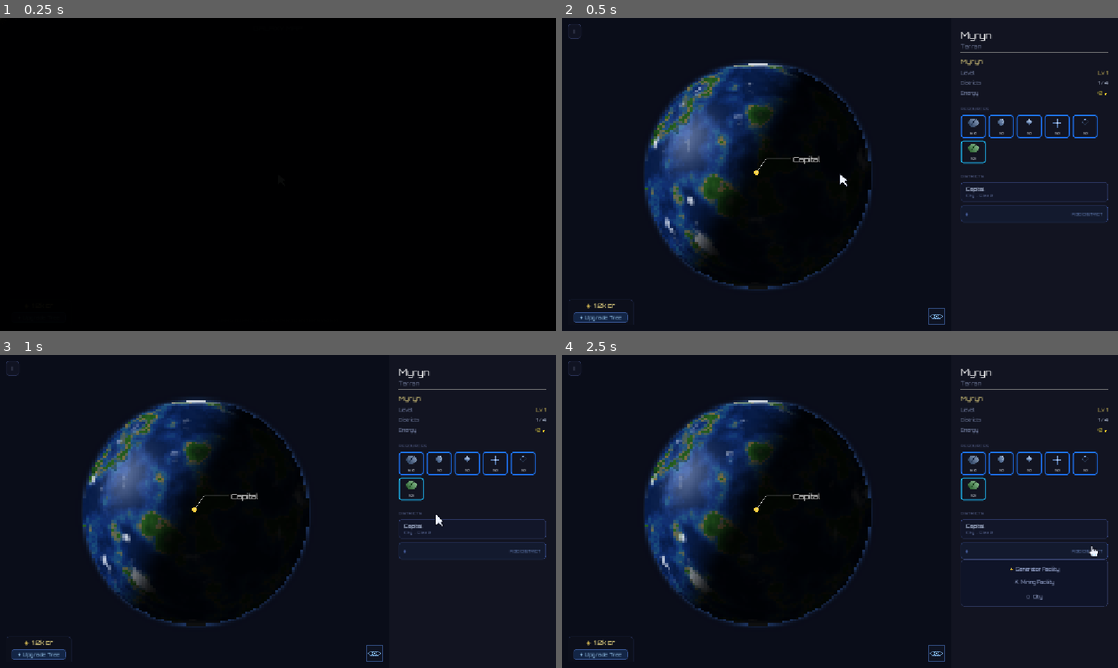
Above: before the commit, frames 1-4 (two rows, left to right).
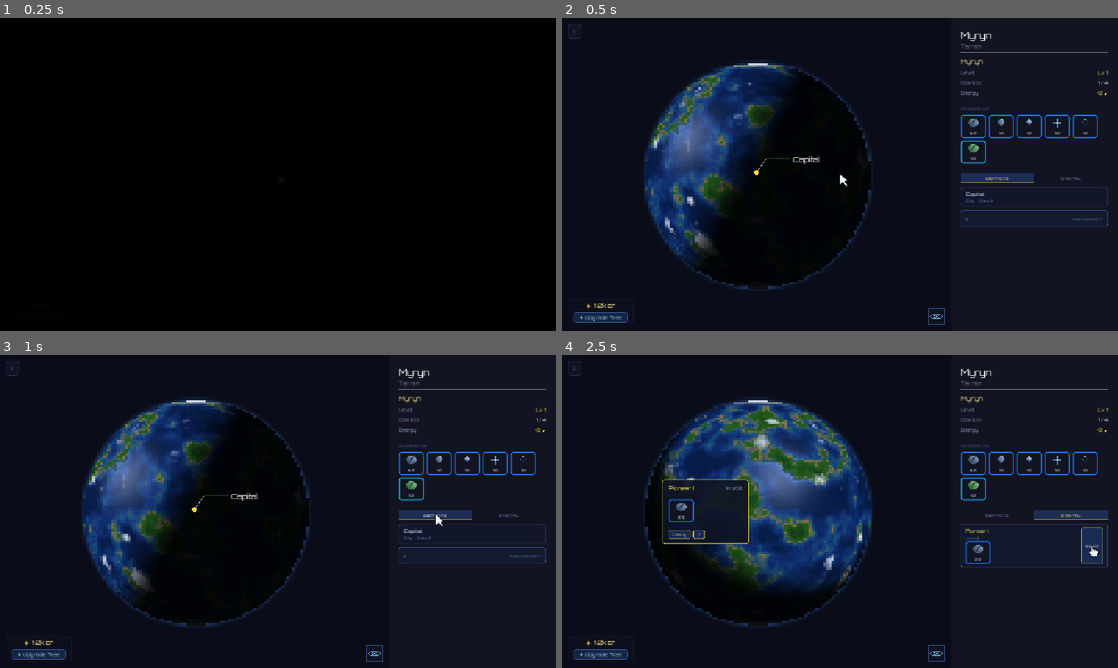
Above: after the commit, the same moments.

Repository: Sasete/Voidle
Game: Godot game, scene res://scenes/galaxy/GalaxyView.tscn
Two runs of this game, one before a commit and one after it. Both use one fixed random seed, a clock stepped at 60 frames per second and the inputs below.
Inputs (mouse positions are in pixels of both pictures, inside the frame that each line leads up to):
- Up to frame 1 (0.25 s): no input
- Up to frame 2 (0.5 s): no input
- Up to frame 3 (1 s): click (433, 514) at 0.5 s, where only the run after the commit has a clickable "DISTRICTS"
- Up to frame 4 (2.5 s): click (1073, 514) at 1.25 s, where only the run after the commit has a clickable "ORBITAL"; click (1090, 545) at 2 s, where only the run after the commit has a clickable "Select"

Frame 1 is identical in both runs. In frame 2, 0.9% of the frame differs, in the area x 71-99%, y 49-67%; in frame 3, 0.9%; in frame 4, 20%, in the area x 14-99%, y 15-81%.

Commit message:
Multiple launch animations fix

Diff:
--- a/scripts/game/ShipManager.gd
+++ b/scripts/game/ShipManager.gd
@@ -36,7 +36,11 @@
 # ── Public API ────────────────────────────────────────────────────────────────
 
 func ships_for(planet_seed: int) -> Array[ShipData]:
-	return _ships.get(planet_seed, []) as Array[ShipData]
+	if not _ships.has(planet_seed):
+		return []
+	var result: Array[ShipData] = []
+	result.assign(_ships[planet_seed])
+	return result
 
 func add_ship(ship: ShipData) -> void:
 	if not _ships.has(ship.orbit_seed):
--- a/scripts/planetary/OrbitalLayer.gd
+++ b/scripts/planetary/OrbitalLayer.gd
@@ -30,6 +30,11 @@
 		_selected_ship = null
 		queue_redraw()
 		ship_deselected.emit()
+
+func select_ship(ship: ShipData) -> void:
+	_selected_ship = ship
+	queue_redraw()
+	ship_clicked.emit(ship)
 
 func _process(delta: float) -> void:
 	if _planet_seed < 0:
--- a/scripts/planetary/PlanetaryView.gd
+++ b/scripts/planetary/PlanetaryView.gd
@@ -1526,6 +1526,33 @@
 
 	poi_layer.deselect_all()
 	_build_planet_overview(current_data)
+
+func _make_overview_tab_btn(label: String, is_active: bool) -> Button:
+	var btn := Button.new()
+	btn.text = label
+	btn.size_flags_horizontal = Control.SIZE_EXPAND_FILL
+	btn.toggle_mode    = true
+	btn.button_pressed = is_active
+	btn.focus_mode     = Control.FOCUS_NONE
+	_apply_orbitron(btn, 8)
+	var s_on := StyleBoxFlat.new()
+	s_on.bg_color            = Color(0.12, 0.18, 0.35, 0.95)
+	s_on.border_color        = Color(1.0, 0.92, 0.30, 0.55)
+	s_on.border_width_bottom = 2
+	s_on.content_margin_top  = 5; s_on.content_margin_bottom = 5
+	var s_off := StyleBoxFlat.new()
+	s_off.bg_color            = Color(0.06, 0.08, 0.14, 0.0)
+	s_off.border_color        = Color(0.3, 0.35, 0.55, 0.25)
+	s_off.border_width_bottom = 1
+	s_off.content_margin_top  = 5; s_off.content_margin_bottom = 5
+	btn.add_theme_stylebox_override("normal",          s_off)
+	btn.add_theme_stylebox_override("hover",           s_off)
+	btn.add_theme_stylebox_override("pressed",         s_on)
+	btn.add_theme_stylebox_override("hover_pressed",   s_on)
+	btn.add_theme_color_override("font_color",         Color(0.45, 0.52, 0.75))
+	btn.add_theme_color_override("font_pressed_color", Color(1.0, 0.92, 0.30))
+	btn.add_theme_color_override("font_hover_color",   Color(0.75, 0.82, 1.0))
+	return btn
 
 func _build_planet_overview(data: PlanetData) -> void:
 	if data == null:
@@ -1638,29 +1665,149 @@
 
 	_build_resources_section(root, data, pp)
 
-	# POI list
+	# ── Tab bar: DISTRICTS + ORBITAL (only when ships present) ───────────────
+	var ships := ShipManager.ships_for(data.seed)
+	var has_orbital := not ships.is_empty()
+
+	var tab_sep := HSeparator.new()
+	var tab_sep_s := StyleBoxFlat.new()
+	tab_sep_s.bg_color = Color(0.2, 0.25, 0.4, 0.35)
+	tab_sep.add_theme_stylebox_override("separator", tab_sep_s)
+	root.add_child(tab_sep)
+
+	var tab_row := HBoxContainer.new()
+	tab_row.add_theme_constant_override("separation", 0)
+	root.add_child(tab_row)
+
+	# Tab content containers (only one visible at a time)
+	var districts_page := VBoxContainer.new()
+	districts_page.add_theme_constant_override("separation", 8)
+	var orbital_page := VBoxContainer.new()
+	orbital_page.add_theme_constant_override("separation", 6)
+	orbital_page.visible = false
+
+	var dist_btn: Button    = _make_overview_tab_btn("DISTRICTS", true)
+	tab_row.add_child(dist_btn)
+
+	var orbital_btn: Button = null
+	if has_orbital:
+		orbital_btn = _make_overview_tab_btn("ORBITAL", false)
+		tab_row.add_child(orbital_btn)
+
+	# Switch logic
+	var cap_dist_btn:    Button      = dist_btn
+	var cap_orbital_btn: Button      = orbital_btn
+	var cap_dist_page:   VBoxContainer = districts_page
+	var cap_orb_page:    VBoxContainer = orbital_page
+
+	dist_btn.pressed.connect(func() -> void:
+		cap_dist_page.visible = true
+		cap_orb_page.visible  = false
+		cap_dist_btn.button_pressed = true
+		if cap_orbital_btn != null:
+			cap_orbital_btn.button_pressed = false)
+
+	if orbital_btn != null:
+		orbital_btn.pressed.connect(func() -> void:
+			cap_dist_page.visible = false
+			cap_orb_page.visible  = true
+			cap_dist_btn.button_pressed = false
+			cap_orbital_btn.button_pressed = true)
+
+	root.add_child(districts_page)
+	root.add_child(orbital_page)
+
+	# ── DISTRICTS page content ────────────────────────────────────────────────
 	if not data.custom_pois.is_empty():
-		var sep := HSeparator.new()
-		var sep_s := StyleBoxFlat.new()
-		sep_s.bg_color = Color(0.2, 0.25, 0.4, 0.35)
-		sep.add_theme_stylebox_override("separator", sep_s)
-		root.add_child(sep)
-		var poi_title := Label.new()
-		poi_title.text = "DISTRICTS"
-		_apply_orbitron(poi_title, 8)
-		poi_title.add_theme_color_override("font_color", Color(0.40, 0.45, 0.65))
-		root.add_child(poi_title)
-
 		for poi: POIData in data.custom_pois:
 			var poi_card := _build_district_overview_card(poi, data, pp, panel_content, root)
-			root.add_child(poi_card)
-
-	# ADD DISTRICT card (always shown when slots remain)
+			districts_page.add_child(poi_card)
+
 	var can_add_district := data.custom_pois.size() < pp.max_districts
 	var add_dist_card := _build_add_district_card(data, can_add_district)
-	root.add_child(add_dist_card)
+	districts_page.add_child(add_dist_card)
+
+	# ── ORBITAL page content ──────────────────────────────────────────────────
+	if has_orbital:
+		for ship: ShipData in ships:
+			var ship_card := _build_orbital_ship_card(ship)
+			orbital_page.add_child(ship_card)
 
 	panel_content.add_child(root)
+
+## Compact card for a ship in the Orbital tab.
+func _build_orbital_ship_card(ship: ShipData) -> PanelContainer:
+	var card := PanelContainer.new()
+	var s := StyleBoxFlat.new()
+	s.bg_color     = Color(0.07, 0.10, 0.18, 0.85)
+	s.border_color = Color(0.35, 0.42, 0.70, 0.40)
+	s.set_border_width_all(1)
+	s.set_corner_radius_all(4)
+	s.content_margin_left = 10; s.content_margin_right  = 10
+	s.content_margin_top  =  7; s.content_margin_bottom =  7
+	card.add_theme_stylebox_override("panel", s)
+	card.size_flags_horizontal = Control.SIZE_EXPAND_FILL
+	card.mouse_filter = Control.MOUSE_FILTER_STOP
+
+	var hbox := HBoxContainer.new()
+	hbox.add_theme_constant_override("separation", 8)
+	card.add_child(hbox)
+
+	# Name + status column
+	var vbox := VBoxContainer.new()
+	vbox.size_flags_horizontal = Control.SIZE_EXPAND_FILL
+	vbox.add_theme_constant_override("separation", 2)
+	hbox.add_child(vbox)
+
+	var name_lbl := Label.new()
+	name_lbl.text = ship.ship_name
+	_apply_orbitron(name_lbl, 10)
+	name_lbl.add_theme_color_override("font_color", Color(1.0, 0.92, 0.30))
+	vbox.add_child(name_lbl)
+
+	var status_lbl := Label.new()
+	status_lbl.text = "En route…" if ship.is_travelling() else "In orbit"
+	_apply_orbitron(status_lbl, 8)
+	status_lbl.add_theme_color_override("font_color", Color(0.50, 0.68, 0.95, 0.75))
+	vbox.add_child(status_lbl)
+
+	# Cargo summary (icon count)
+	if not ship.cargo.is_empty():
+		var cargo_row := HBoxContainer.new()
+		cargo_row.add_theme_constant_override("separation", 3)
+		vbox.add_child(cargo_row)
+		for rid: String in ship.cargo:
+			var rd: ResourceData = GameState.known_resources.get(rid, null)
+			if rd == null: continue
+			cargo_row.add_child(_mineral_grid_card(rd, ship.cargo[rid], true))
+
+	# Select button
+	var sel_btn := Button.new()
+	sel_btn.text = "Select"
+	_apply_orbitron(sel_btn, 8)
+	var bs := StyleBoxFlat.new()
+	bs.bg_color     = Color(0.10, 0.18, 0.35, 0.85)
+	bs.border_color = Color(1.0, 0.92, 0.30, 0.45)
+	bs.set_border_width_all(1)
+	bs.set_corner_radius_all(3)
+	bs.content_margin_left = 8; bs.content_margin_right  = 8
+	bs.content_margin_top  = 3; bs.content_margin_bottom = 3
+	sel_btn.add_theme_stylebox_override("normal",  bs)
+	sel_btn.add_theme_stylebox_override("hover",   bs)
+	sel_btn.add_theme_stylebox_override("pressed", bs)
+	sel_btn.add_theme_color_override("font_color", Color(1.0, 0.92, 0.30, 0.85))
+	sel_btn.mouse_entered.connect(func() -> void: CursorManager.set_state(CursorManager.State.POINTER))
+	sel_btn.mouse_exited.connect(func() -> void: CursorManager.set_state(CursorManager.State.NORMAL))
+
+	var cap_ship := ship
+	sel_btn.pressed.connect(func() -> void:
+		if _orbital_layer != null and is_instance_valid(_orbital_layer):
+			_orbital_layer.select_ship(cap_ship)
+			# Rotate planet so the ship's orbit node faces the viewer
+			_rotate_to_lon(-rad_to_deg(cap_ship.orbit_node)))
+	hbox.add_child(sel_btn)
+
+	return card
 
 func _build_resources_section(parent: VBoxContainer, data: PlanetData, pp: PlanetProgress) -> void:
 	var sep := HSeparator.new()
